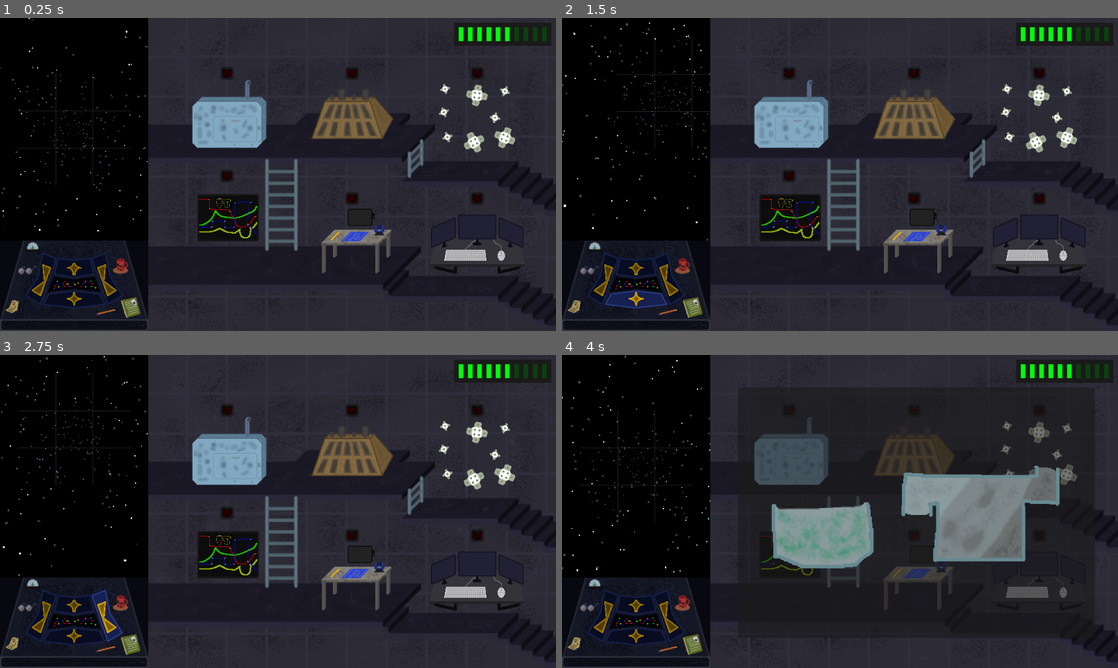
Above: before the commit, frames 1-4 (two rows, left to right).
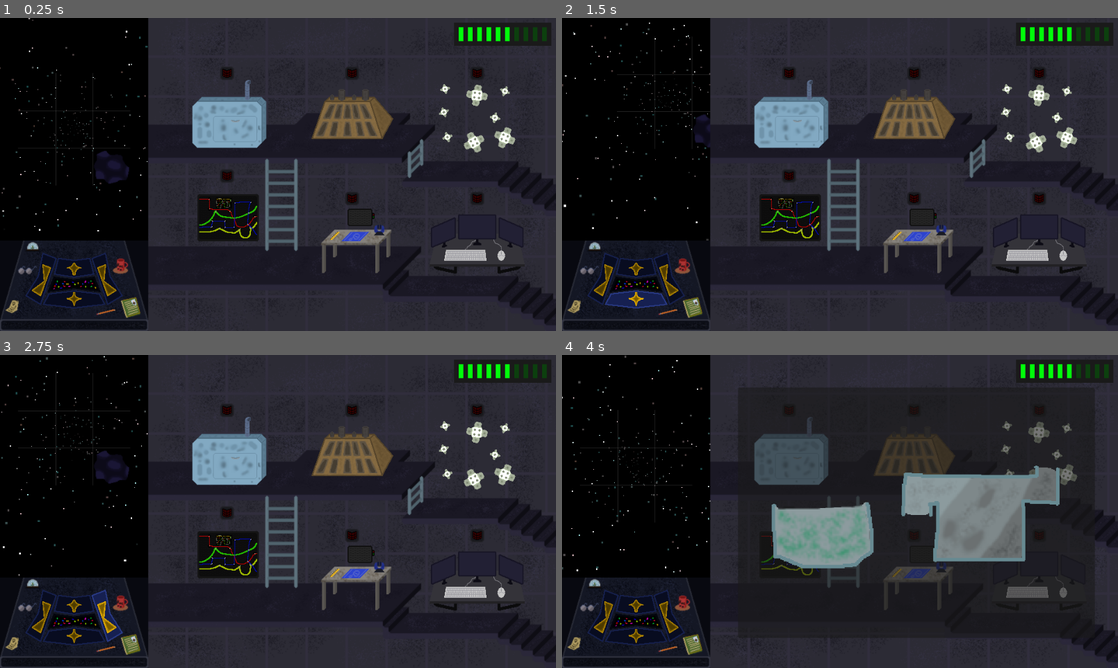
Above: after the commit, the same moments.

Repository: kedalovo/-SG-Spaceship-Management
Game: Godot game, scene res://Game Scene/Game.tscn
The game is run twice, just before and just after one commit, with the same random seed, the same clock (stepped at 60 frames per second) and the same inputs.
Inputs (mouse positions are in pixels of both pictures, inside the frame that each line leads up to):
- Up to frame 1 (0.25 s): no input
- Up to frame 2 (1.5 s): click (600, 277) at 0.5 s; click (634, 302) at 1.25 s
- Up to frame 3 (2.75 s): click (105, 614) at 2 s
- Up to frame 4 (4 s): click (634, 605) at 2.75 s; click (789, 452) at 3.52 s

The runs differ from the first frame. In frame 1, 0.3% of the frame differs, in the area x 17-24%, y 42-53%; in frame 2, 0.2%; in frame 3, 0.3%; in frame 4, nothing differs.

Commit message:
Started working on visual representation of hazards. Now you can spawn a static small asteroid on the grid.

Diff:
--- /dev/null
+++ b/Hazards/Asteroid/asteroid.gd
@@ -0,0 +1,18 @@
+extends Node2D
+
+
+func set_texture(size: game_manager.asteroid_types) -> void:
+	$Sprite.texture = game_manager.get_asteroid_texture(size)
+	$Sprite.offset = game_manager.get_asteroid_offset(size)
+
+
+func set_types(types: Array[game_manager.damage_types]) -> void:
+	print_debug("Asteroid types: ", types)
+
+
+func set_time(time: float) -> void:
+	$Timer.wait_time = time
+
+
+func _on_timer_timeout() -> void:
+	queue_free()
--- /dev/null
+++ b/Hazards/Asteroid/asteroid.tscn
@@ -0,0 +1,14 @@
+[gd_scene load_steps=2 format=3 uid="uid://ba0gfvh0alief"]
+
+[ext_resource type="Script" path="res://Hazards/Asteroid/asteroid.gd" id="1_yw1qf"]
+
+[node name="Asteroid" type="Node2D"]
+script = ExtResource("1_yw1qf")
+
+[node name="Sprite" type="Sprite2D" parent="."]
+
+[node name="Timer" type="Timer" parent="."]
+one_shot = true
+autostart = true
+
+[connection signal="timeout" from="Timer" to="." method="_on_timer_timeout"]
--- a/Hazards/hazard.tscn
+++ b/Hazards/hazard.tscn
@@ -5,8 +5,6 @@
 [node name="Hazard" type="Node2D"]
 script = ExtResource("1_gbao2")
 
-[node name="Sprite" type="Sprite2D" parent="."]
-
 [node name="Timer" type="Timer" parent="."]
 process_callback = 0
 one_shot = true
--- a/Space/space.gd
+++ b/Space/space.gd
@@ -5,6 +5,7 @@
 
 
 const HAZARD = preload("res://Hazards/hazard.tscn")
+const ASTEROID = preload("res://Hazards/Asteroid/asteroid.tscn")
 
 @onready var particles: Node2D = $Particles
 @onready var far_particles: GPUParticles2D = $"Particles/Far Particles"
@@ -12,7 +13,11 @@
 @onready var close_particles: GPUParticles2D = $"Particles/Close Particles"
 @onready var grid: Node2D = $Grid
 @onready var incoming_hazards: Node2D = $"Incoming Hazards"
+@onready var hazard_visuals: Node2D = $"Grid/Hazard visuals"
 
+const RANDOM_ROTATION: Array[float] = [0.0, 90.0, 180.0, 270.0]
+const RANDOM_HORIZONTAL_ROTATION: Array[float] = [0.0, 180.0]
+const RANDOM_VERTICAL_ROTATION: Array[float] = [90.0, 270.0]
 const MIDDLE_POSITION: Vector2 = Vector2(128, 192)
 const TWEEN_TIME: float = 0.3
 
@@ -23,8 +28,28 @@
 var is_moving: bool = false
 
 
-#func _ready() -> void:
-	#create_hazard(Vector2.UP, 1.0, 2, [game_manager.damage_types.PHYSICAL, game_manager.damage_types.HEAT])
+func _ready() -> void:
+	create_asteroid(game_manager.asteroid_types.SMALL, Vector2.UP + Vector2.RIGHT, 3.0)
+
+
+func create_asteroid(size: game_manager.asteroid_types, spot: Vector2, time: float, is_vertical: bool = false, types: Array[game_manager.damage_types] = [game_manager.damage_types.PHYSICAL]) -> void:
+	var asteroid := ASTEROID.instantiate()
+	match size:
+		game_manager.asteroid_types.SMALL:
+			if spot in hazard_spots:
+				print_debug("Tried creating a small asteroid in ", spot, ", which is busy")
+				return
+			asteroid.rotation_degrees = RANDOM_ROTATION.pick_random()
+			asteroid.set_types(types)
+			asteroid.set_time(time)
+			asteroid.set_texture(size)
+			hazard_visuals.add_child(asteroid)
+			asteroid.position = Vector2(spot.x * 64, -spot.y * 64)
+			create_hazard(spot, time, 1, types)
+		game_manager.asteroid_types.MEDIUM:
+			pass
+		game_manager.asteroid_types.LARGE:
+			pass
 
 
 func create_hazard(spot: Vector2, time: float, strength: int, types: Array[game_manager.damage_types]) -> void:
--- a/Space/space.tscn
+++ b/Space/space.tscn
@@ -138,32 +138,36 @@
 position = Vector2(128, 192)
 
 [node name="Grid" type="Node2D" parent="."]
-modulate = Color(1, 1, 1, 0.27451)
 position = Vector2(128, 192)
 
-[node name="HSeparator" type="HSeparator" parent="Grid"]
+[node name="Separators" type="Node2D" parent="Grid"]
+modulate = Color(1, 1, 1, 0.27451)
+
+[node name="HSeparator" type="HSeparator" parent="Grid/Separators"]
 offset_left = -96.0
 offset_top = 16.0
 offset_right = 96.0
 offset_bottom = 48.0
 
-[node name="HSeparator2" type="HSeparator" parent="Grid"]
+[node name="HSeparator2" type="HSeparator" parent="Grid/Separators"]
 offset_left = -96.0
 offset_top = -48.0
 offset_right = 96.0
 offset_bottom = -16.0
 
-[node name="VSeparator" type="VSeparator" parent="Grid"]
+[node name="VSeparator" type="VSeparator" parent="Grid/Separators"]
 offset_left = -48.0
 offset_top = -96.0
 offset_right = -16.0
 offset_bottom = 96.0
 
-[node name="VSeparator2" type="VSeparator" parent="Grid"]
+[node name="VSeparator2" type="VSeparator" parent="Grid/Separators"]
 offset_left = 16.0
 offset_top = -96.0
 offset_right = 48.0
 offset_bottom = 96.0
 
+[node name="Hazard visuals" type="Node2D" parent="Grid"]
+
 [node name="Incoming Hazards" type="Node2D" parent="."]
 position = Vector2(128, 192)
--- a/game_manager.gd
+++ b/game_manager.gd
@@ -22,6 +22,10 @@
 const WIRE_MODULE_BLUEPRINT = preload("res://Systems/External/Assets/Wire module Blueprint.png")
 const HEATER_MODULE_BLUEPRINT = preload("res://Systems/External/Assets/Heater module Blueprint.png")
 
+const LARGE_ASTEROID = preload("res://Hazards/Asteroid/Assets/Large asteroid.png")
+const MEDIUM_ASTEROID = preload("res://Hazards/Asteroid/Assets/Medium asteroid.png")
+const SMALL_ASTEROID = preload("res://Hazards/Asteroid/Assets/Small asteroid.png")
+
 const WIRE_COLORS: Array[Color] = [Color.RED, Color.BLUE, Color.YELLOW, Color.GREEN, Color.MAGENTA]
 
 static var is_in_system: bool = false
@@ -44,6 +48,12 @@
 	SATELLITE,
 	WIRE,
 	HEATER
+}
+
+enum asteroid_types {
+	SMALL,
+	MEDIUM,
+	LARGE
 }
 
 
@@ -89,6 +99,30 @@
 	return Texture2D.new()
 
 
+static func get_asteroid_texture(size: asteroid_types) -> CompressedTexture2D:
+	match size:
+		asteroid_types.SMALL:
+			return SMALL_ASTEROID
+		asteroid_types.MEDIUM:
+			return MEDIUM_ASTEROID
+		asteroid_types.LARGE:
+			return LARGE_ASTEROID
+	push_error("Could not find type ", size, " in asteroid types")
+	return CompressedTexture2D.new()
+
+
+static func get_asteroid_offset(size: asteroid_types) -> Vector2:
+	match size:
+		asteroid_types.SMALL:
+			return Vector2.ZERO
+		asteroid_types.MEDIUM:
+			return Vector2(64, 0)
+		asteroid_types.LARGE:
+			return Vector2(64, 32)
+	push_error("Could not find type ", size, " in asteroid types")
+	return Vector2.ZERO
+
+
 static func get_random_cell_type() -> engine_cell_types:
 	var types: Array[engine_cell_types] = [engine_cell_types.FUEL, engine_cell_types.COOLANT]
 	return types[randi()%2]
Renamed: Cabin/Assets/Large asteroid.png -> Hazards/Asteroid/Assets/Large asteroid.png
Not shown, changed: Hazards/Asteroid/Assets/Large asteroid.png.import
Renamed: Cabin/Assets/Medium asteroid.png -> Hazards/Asteroid/Assets/Medium asteroid.png
Not shown, changed: Hazards/Asteroid/Assets/Medium asteroid.png.import
Renamed: Cabin/Assets/Small asteroid.png -> Hazards/Asteroid/Assets/Small asteroid.png
Not shown, changed: Hazards/Asteroid/Assets/Small asteroid.png.import
